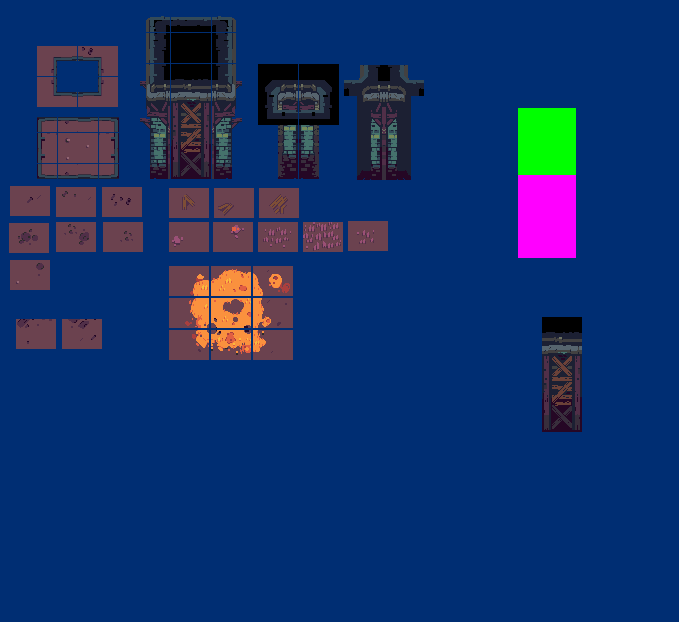
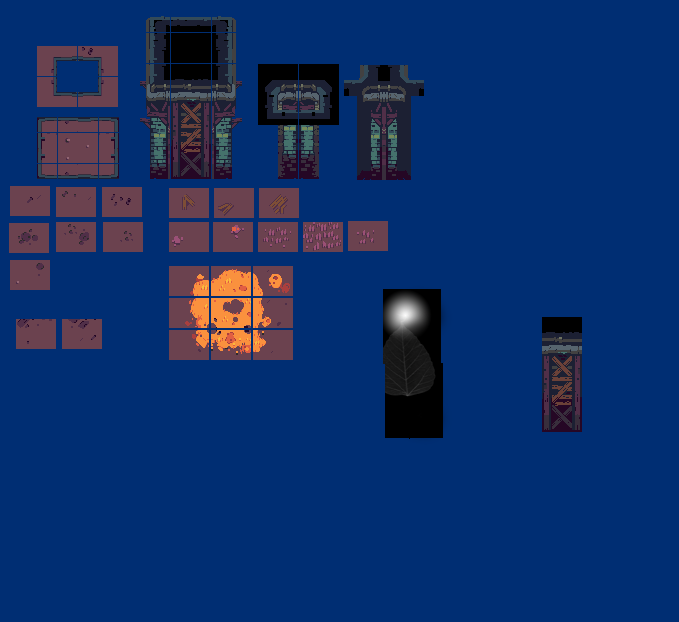
Layer changes from the first 679 x 622 image to the second:
added group "basic" with 2 layers above "//bg" over bbox(383, 287, 450, 442)
added layer "@hmap 2" in group "basic" over bbox(383, 287, 450, 442)
renamed "basic :MQ :FOLD(-20)" to "body", moved it into group "basic", painted on it over bbox(383, 108, 576, 439)
